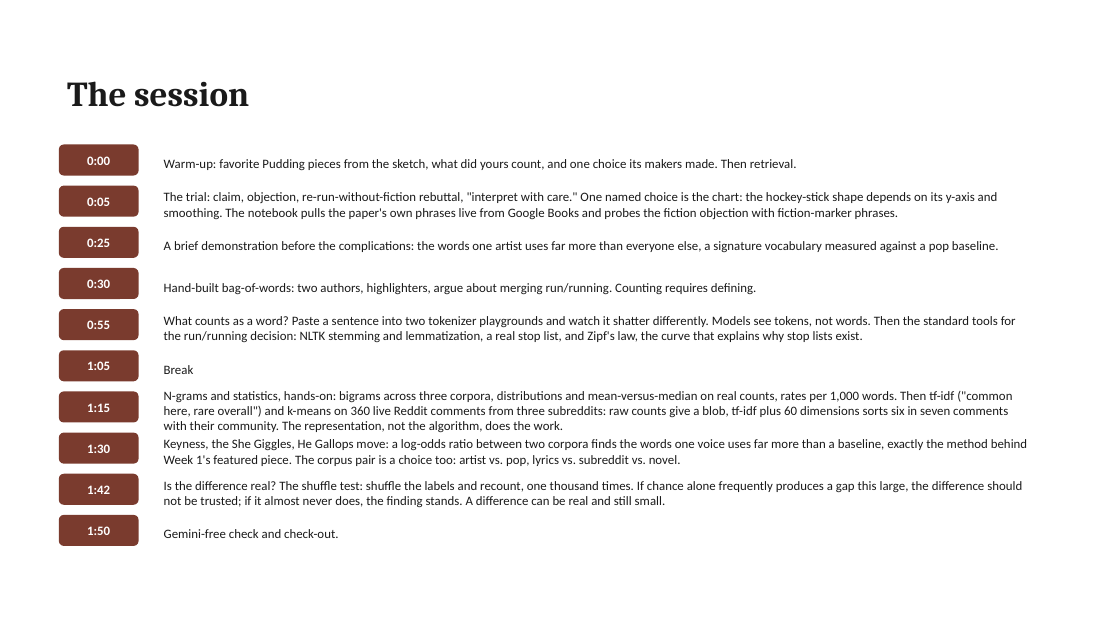
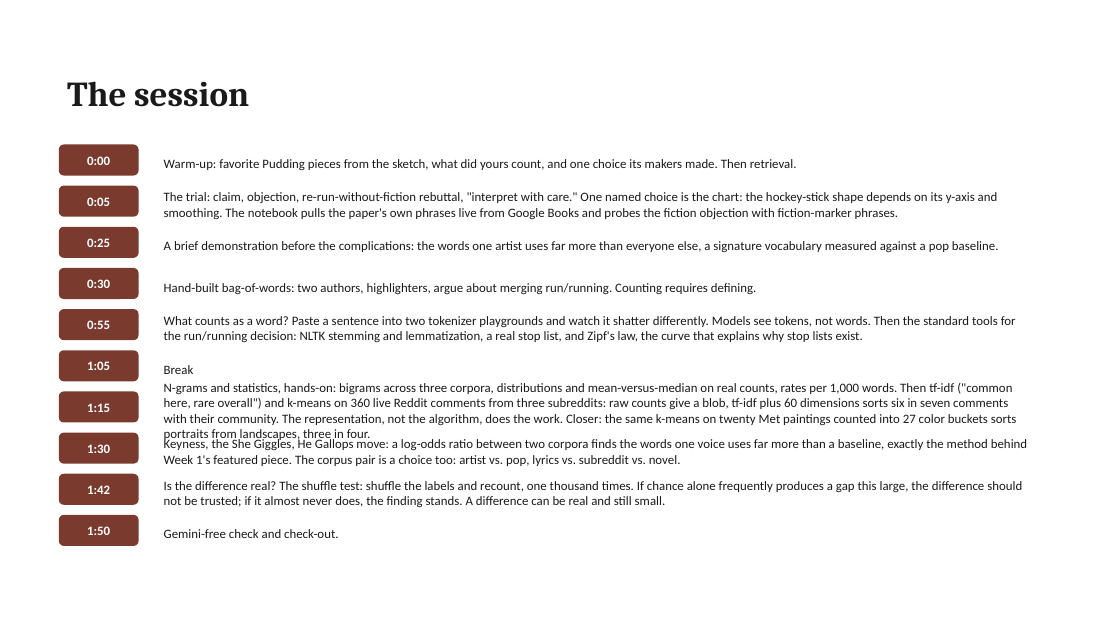
Before and after one commit to lucianli123/culture-as-data-2026, a slide deck: slide 13 of slides/pptx/week-02.pptx. Drawn at 1120x630 pixels with LibreOffice and Linux fonts; fonts in the diff are those of the drawing. Boxes give left, top, right and bottom in pixels: in the first picture for what was removed or moved away, otherwise in the second. Text is boxed around its words. In the diff, an @@ line names an element or a change of style, - is before the commit and + after.

Commit message:
Week 2 art: cluster Met paintings by 27-bucket color counts (portraits vs landscapes), thumbnails shown per pile

```diff
--- a/slides/pptx/week-02.pptx
+++ b/slides/pptx/week-02.pptx
@@ text at (x1=164, y1=383, x2=1017, y2=442): text changed @@
-N-grams and statistics, hands-on: bigrams across three corpora, distributions and mean-versus-median on real counts, rates per 1,000 words. Then tf-idf ("common here, rare overall") and k-means on 360 live Reddit comments from three subreddits: raw counts give a blob, tf-idf plus 60 dimensions sorts six in seven comments with their community. The representation, not the algorithm, does the work.
+N-grams and statistics, hands-on: bigrams across three corpora, distributions and mean-versus-median on real counts, rates per 1,000 words. Then tf-idf ("common here, rare overall") and k-means on 360 live Reddit comments from three subreddits: raw counts give a blob, tf-idf plus 60 dimensions sorts six in seven comments with their community. The representation, not the algorithm, does the work. Closer: the same k-means on twenty Met paintings counted into 27 color buckets sorts portraits from landscapes, three in four.
```
Also in this commit, not shown: 1 other slide changed, 14 other files.
